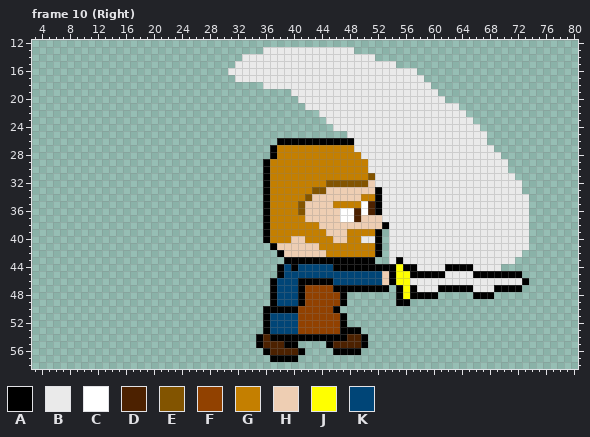
Edited in one commit: pixel-art file (assets/actor/larry/larry_sword_swing.aseprite). Above is the file before it was changed.
84x84 pixels, 32 frames. Shown: frame 10 (Right): x 3..80, y 12..58. The commit also changed other frames, which this record leaves out.
Visible layers, top first: "close arm", "head", "close body", "far arm", "sword", "swoosh", "far body", "feet".
Palette (. is transparent): A #000000  B #eaeaea  C #ffffff  D #4c2100  E #825400  F #914100  G #c47f00  H #eeceb3  J #ffff00  K #004577
Pixels before, frame 10 (Right) (only the part around the change), first column x 23:
12 ..........................................................
13 .............BBBBBBBBBBBBB................................
14 ..........BBBBBBBBBBBBBBBBBBB.............................
15 .........BBBBBBBBBBBBBBBBBBBBBBB..........................
16 ........BBBBBBBBBBBBBBBBBBBBBBBBBBB.......................
17 .........BBBBBBBBBBBBBBBBBBBBBBBBBBB......................
18 .............BBBBBBBBBBBBBBBBBBBBBBBB.....................
19 .................BBBBBBBBBBBBBBBBBBBBB....................
20 ..................BBBBBBBBBBBBBBBBBBBBB...................
21 ...................BBBBBBBBBBBBBBBBBBBBBB.................
22 .....................BBBBBBBBBBBBBBBBBBBBB................
23 ......................BBBBBBBBBBBBBBBBBBBBB...............
24 .......................BBBBBBBBBBBBBBBBBBBBB..............
25 .........................BBBBBBBBBBBBBBBBBBBB.............
26 ...............AAAAAAAAAAABBBBBBBBBBBBBBBBBBB.............
27 ..............AGGGGGGGGGGGBBBBBBBBBBBBBBBBBBBB............
28 ..............AGGGGGGGGGGGGBBBBBBBBBBBBBBBBBBBB...........
29 .............AGGGGGGGGGGGGGGBBBBBBBBBBBBBBBBBBBB..........
30 .............AGGGGGGGGGGGGGGBBBBBBBBBBBBBBBBBBBB..........
31 .............AGGGGGGGGGGGGGGEBBBBBBBBBBBBBBBBBBBB.........
32 .............AGGGGGGGGEEEEEEHBBBBBBBBBBBBBBBBBBBBB........
33 .............AGGGGGGEEHHHHHHHABBBBBBBBBBBBBBBBBBBB........
34 .............AGGGGGEHHHHHHHGGABBBBBBBBBBBBBBBBBBBBB.......
35 .............AGGGGEHHHHGGGGCDABBBBBBBBBBBBBBBBBBBBB.......
36 .............AGGGGEHHHHHCCDCDABBBBBBBBBBBBBBBBBBBBB.......
37 .............AGGGGGHHHHHCCDHHHBBBBBBBBBBBBBBBBBBBBB.......
38 .............AGGGGGGGHHHHHHHHHABBBBBBBBBBBBBBBBBBBB.......
39 .............AGGGGGGGGHHHGGGGA.BBBBBBBBBBBBBBBBBBBB.......
40 .............AGGGHHGGGGHHGGBBA.BBBBBBBBBBBBBBBBBBBB.......
41 ..............AHHHHHHGGGGGGGGA.BBBBBBBBBBBBBBBBBBBB.......
42 ...............AHHHHHHGGGGGGGA.BBBBBBBBBBBBBBBBBBB........
43 ................AAAAAAAAAAAAA..BABBBBBBBBBBBBBBBB.........
44 ...............AKAKKKKKAAAAAAAAAJAABBBBAAAABBBB...........
45 ...............AKKKKKKKKKKKKKKHAJJAAAAABBBBAAAAAAA........
46 ..............AKKKAAAAAKKKKKKKHAJJBBBBBBBBBBBBBBBBA.......
47 ..............AKKKAFFFFAAAAAAAA.AJABBBAAAAABBBAAAA........
48 ..............AKKKAFFFFFA.......AJAAAA.....AAA............
49 ..............AKKKAFFFFFA.......AA........................
50 .............AAAAAFFFFFA..................................
51 .............AKKKKFFFFFFA.................................
Now the later version:
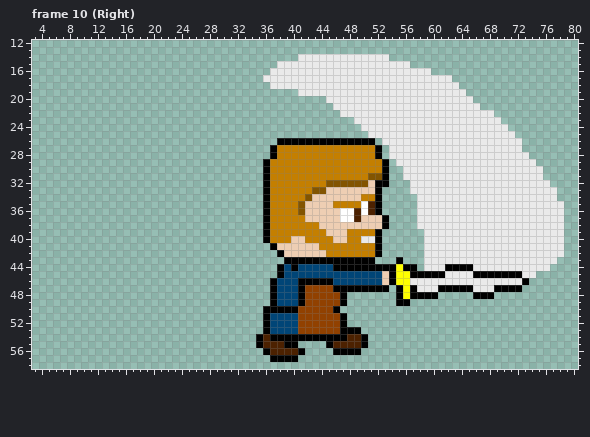
The exact change:
Changed rows in their new state; - is an unchanged pixel.
Frame 10 (Right), layer "swoosh":
first column x 31:
13 -----.............------------------------------
14 --........-----------BB-------------------------
15 -......-----------------BB----------------------
16 ......---------------------BB-------------------
17 -....-----------------------BBBB----------------
18 -----.-----------------------BBBB---------------
19 ---------.--------------------BBBB--------------
20 ----------....-----------------BBBB-------------
21 -----------....------------------BBB------------
22 -------------...------------------BBBB----------
23 --------------....-----------------BBBB---------
24 ---------------....-----------------BBBB--------
25 -----------------...-----------------BBBB-------
26 ------------------AAA.---------------BBBBB------
27 ------------------GGGA.---------------BBBB------
28 -------------------GGA.----------------BBBB-----
29 --------------------GGA.----------------BBBB----
30 --------------------GGA..---------------BBBBB---
31 ---------------------EA..----------------BBBB---
32 ---------------------AA...----------------BBBB--
33 ----------------------....----------------BBBBB-
34 ----------------------.....----------------BBBB-
35 ----------------------.....----------------BBBBB
36 ----------------------.....----------------BBBBB
37 ----------------------A....----------------BBBBB
38 -----------------------....----------------BBBBB
39 -----------------------.....---------------BBBBB
40 -----------------------.....---------------BBBBB
41 -----------------------.....---------------BBBBB
42 -----------------------.....--------------BBBBBB
43 -----------------------.-...-------------BBBBBB-
44 ---------------------------.-----------BBBBBBB--
45 ------------------------------------------BB----
